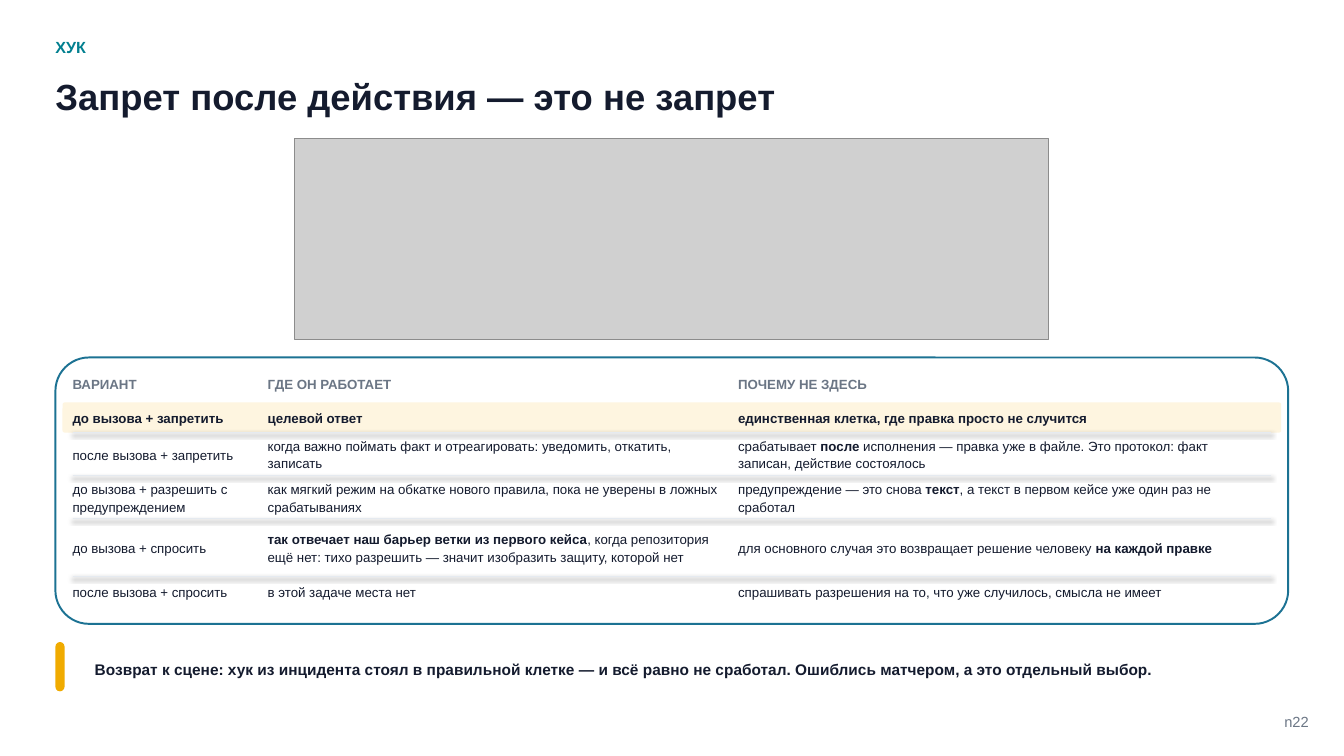
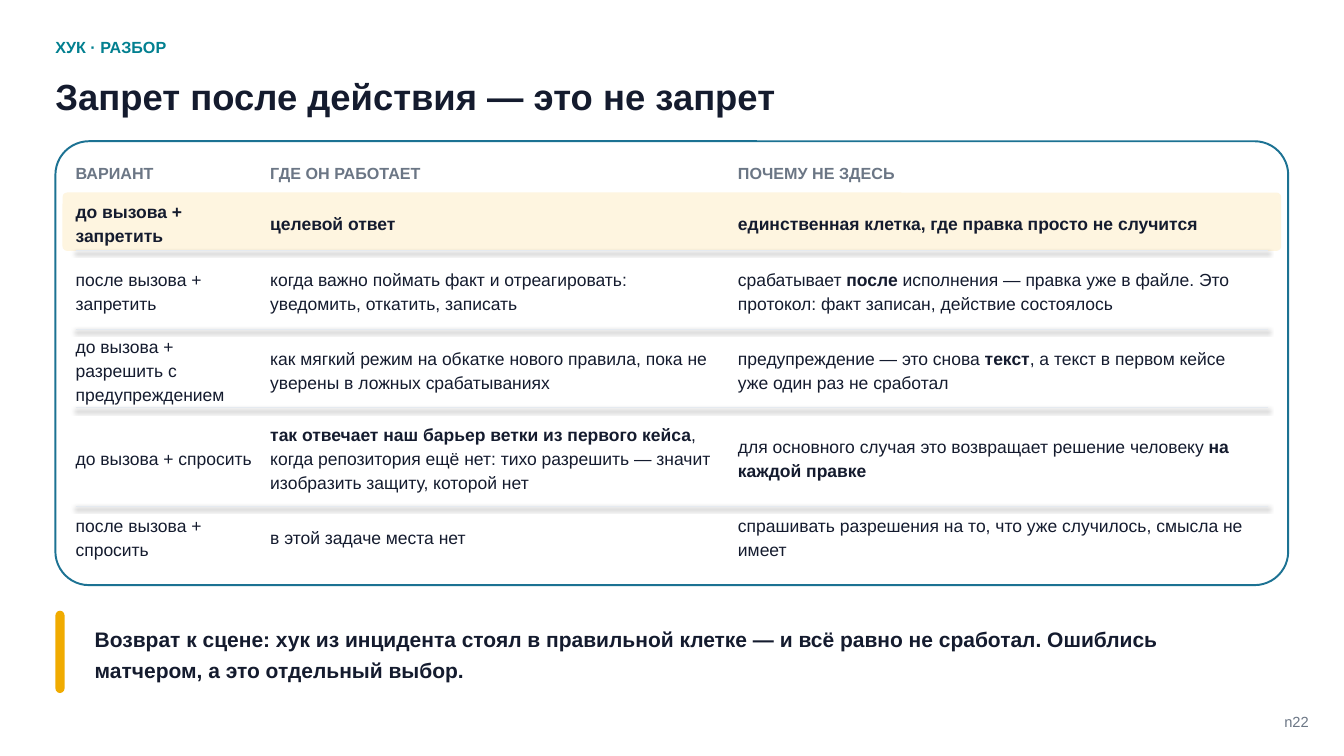
Before and after one commit to tellina-study/AI-usage-lessons, a slide deck: slide 22 of library/seminars/sem-05/rendered/sem-05-n.pptx. Drawn at 1344x756 pixels with LibreOffice and Linux fonts; fonts in the diff are those of the drawing; grey boxes stand for pictures. Boxes give left, top, right and bottom in pixels: in the first picture for what was removed or moved away, otherwise in the second. Text is boxed around its words. In the diff, an @@ line names an element or a change of style, - is before the commit and + after.

Commit message:
Вынос процедуры и описание скилла стали кейсами, четыре зажатые схемы закрыты, реестр схем вычищен — 65 слайдов, только подгонка #211

```diff
--- a/library/seminars/sem-05/rendered/sem-05-n.pptx
+++ b/library/seminars/sem-05/rendered/sem-05-n.pptx
@@ text at [55, 41, 166, 53]: text changed @@
-ХУК
+ХУК · РАЗБОР
@@ rounded rectangle: place and size @@
-rounded rectangle at [55, 358, 1289, 624]
+rounded rectangle at [55, 141, 1289, 585]
@@ rounded rectangle at [55, 141, 1289, 585]: proportions changed @@
@@ picture removed at [294, 138, 1049, 340] @@
@@ text "ВАРИАНТ": place and size @@
-text "ВАРИАНТ" at [73, 380, 137, 389]
+text "ВАРИАНТ" at [76, 168, 154, 179]
@@ text "ГДЕ ОН РАБОТАЕТ": place and size @@
-text "ГДЕ ОН РАБОТАЕТ" at [268, 380, 391, 392]
+text "ГДЕ ОН РАБОТАЕТ" at [270, 168, 420, 182]
@@ size 9.5 to 11.5 pt in 3 elements at [76, 168, 154, 179], [270, 168, 420, 182], [738, 168, 895, 182] @@
@@ text "ПОЧЕМУ НЕ ЗДЕСЬ": place and size @@
-text "ПОЧЕМУ НЕ ЗДЕСЬ" at [738, 380, 867, 392]
+text "ПОЧЕМУ НЕ ЗДЕСЬ" at [738, 168, 895, 182]
@@ rounded rectangle: place and size @@
-rounded rectangle at [63, 402, 1281, 433]
+rounded rectangle at [63, 193, 1281, 251]
@@ text "до вызова + запретить": place and size @@
-text "до вызова + запретить" at [73, 416, 223, 426]
+text "до вызова + запретить" at [76, 208, 167, 246]
@@ text "целевой ответ": place and size @@
-text "целевой ответ" at [268, 413, 363, 426]
+text "целевой ответ" at [270, 217, 395, 234]
@@ size 9.5 to 12.5 pt; line spacing 1.09 to 1.15 in 15 elements at [738, 522, 1242, 556], [270, 531, 466, 548], [76, 522, 186, 560], [738, 443, 1229, 481], [270, 428, 710, 493], [76, 455, 251, 469], [270, 352, 707, 393], [738, 352, 1226, 393], [76, 343, 225, 405], [270, 273, 626, 314], [738, 273, 1229, 314], [76, 276, 186, 314], [76, 208, 167, 246], [270, 217, 395, 234], [738, 220, 1197, 234] @@
@@ text "единственная клетка, где правка просто ...": place and size @@
-text "единственная клетка, где правка просто ..." at [738, 416, 1087, 426]
+text "единственная клетка, где правка просто ..." at [738, 220, 1197, 234]
@@ text "после вызова + запретить": place and size @@
-text "после вызова + запретить" at [73, 453, 233, 463]
+text "после вызова + запретить" at [76, 276, 186, 314]
@@ line moved from (73, 577) - (1271, 577) to (76, 251) - (1268, 251) @@
@@ text "когда важно поймать факт и ...": place and size @@
-text "когда важно поймать факт и ..." at [268, 441, 671, 468]
+text "когда важно поймать факт и ..." at [270, 273, 626, 314]
@@ text "срабатывает после исполнения — правка ...": place and size @@
-text "срабатывает после исполнения — правка ..." at [738, 441, 1208, 471]
+text "срабатывает после исполнения — правка ..." at [738, 273, 1229, 314]
@@ text "до вызова + разрешить с ...": place and size @@
-text "до вызова + разрешить с ..." at [73, 487, 228, 515]
+text "до вызова + разрешить с ..." at [76, 343, 225, 405]
@@ line moved from (73, 476) - (1271, 476) to (76, 330) - (1268, 330) @@
@@ text "как мягкий режим на обкатке ...": place and size @@
-text "как мягкий режим на обкатке ..." at [268, 484, 717, 515]
+text "как мягкий режим на обкатке ..." at [270, 352, 707, 393]
@@ text "предупреждение — это снова текст, ...": place and size @@
-text "предупреждение — это снова текст, ..." at [738, 484, 1211, 515]
+text "предупреждение — это снова текст, ..." at [738, 352, 1226, 393]
@@ text "до вызова + спросить": place and size @@
-text "до вызова + спросить" at [73, 546, 207, 556]
+text "до вызова + спросить" at [76, 455, 251, 469]
@@ line moved from (73, 433) - (1271, 433) to (76, 408) - (1268, 408) @@
@@ text "так отвечает наш барьер ветки ...": place and size @@
-text "так отвечает наш барьер ветки ..." at [268, 534, 709, 565]
+text "так отвечает наш барьер ветки ..." at [270, 428, 710, 493]
@@ text "для основного случая это возвращает ...": place and size @@
-text "для основного случая это возвращает ..." at [738, 543, 1212, 556]
+text "для основного случая это возвращает ..." at [738, 443, 1229, 481]
@@ text "после вызова + спросить": place and size @@
-text "после вызова + спросить" at [73, 590, 228, 600]
+text "после вызова + спросить" at [76, 522, 186, 560]
@@ line moved from (73, 519) - (1271, 519) to (76, 507) - (1268, 507) @@
@@ text "в этой задаче места нет": place and size @@
-text "в этой задаче места нет" at [268, 587, 416, 600]
+text "в этой задаче места нет" at [270, 531, 466, 548]
@@ text "спрашивать разрешения на то, что ...": place and size @@
-text "спрашивать разрешения на то, что ..." at [738, 590, 1162, 600]
+text "спрашивать разрешения на то, что ..." at [738, 522, 1242, 556]
@@ rounded rectangle: place and size @@
-rounded rectangle at [55, 642, 65, 692]
+rounded rectangle at [55, 611, 65, 694]
@@ text "Возврат к сцене: хук из ...": place and size @@
-text "Возврат к сцене: хук из ..." at [95, 663, 1151, 678]
+text "Возврат к сцене: хук из ..." at [95, 631, 1157, 683]
@@ text "Возврат к сцене: хук из ..." at [95, 631, 1157, 683]: size 11 to 15 pt @@
```
Also in this commit, not shown: 11 other slides changed, 2 slides added, 2 slides removed, 23 other files.
